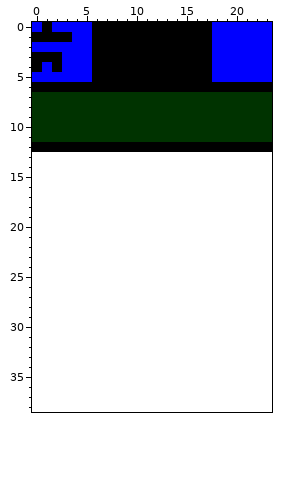
Two states of a pixel-art sprite, VEDA PBR PACK/lenterajawa_m.png. This is how it looked before the edit.
The file is 24x13 pixels. The old version is drawn lined up with the new one, on the new canvas.
After the commit:
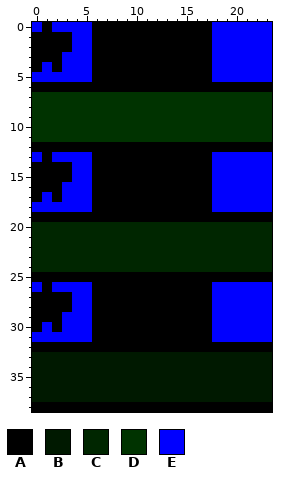
Palette (. is transparent): A #000000  B #001900  C #002600  D #003300  E #0000ff
The exact change:
canvas 24x13 -> 24x39
Changed rows in their new state; - is an unchanged pixel.
first column x 0:
 2 AAAA
first column x 0:
13 EAEEEEAAAAAAAAAAAAEEEEEE
14 AAAAEEAAAAAAAAAAAAEEEEEE
15 AAAAEEAAAAAAAAAAAAEEEEEE
16 AAAEEEAAAAAAAAAAAAEEEEEE
17 AEAEEEAAAAAAAAAAAAEEEEEE
18 EEEEEEAAAAAAAAAAAAEEEEEE
19 AAAAAAAAAAAAAAAAAAAAAAAA
20 CCCCCCCCCCCCCCCCCCCCCCCC
21 CCCCCCCCCCCCCCCCCCCCCCCC
22 CCCCCCCCCCCCCCCCCCCCCCCC
23 CCCCCCCCCCCCCCCCCCCCCCCC
24 CCCCCCCCCCCCCCCCCCCCCCCC
25 AAAAAAAAAAAAAAAAAAAAAAAA
26 EAEEEEAAAAAAAAAAAAEEEEEE
27 AAAAEEAAAAAAAAAAAAEEEEEE
28 AAAAEEAAAAAAAAAAAAEEEEEE
29 AAAEEEAAAAAAAAAAAAEEEEEE
30 AEAEEEAAAAAAAAAAAAEEEEEE
31 EEEEEEAAAAAAAAAAAAEEEEEE
32 AAAAAAAAAAAAAAAAAAAAAAAA
33 BBBBBBBBBBBBBBBBBBBBBBBB
34 BBBBBBBBBBBBBBBBBBBBBBBB
35 BBBBBBBBBBBBBBBBBBBBBBBB
36 BBBBBBBBBBBBBBBBBBBBBBBB
37 BBBBBBBBBBBBBBBBBBBBBBBB
38 AAAAAAAAAAAAAAAAAAAAAAAA
Pixel boxes of the changes (left, top, right, bottom) in both pictures:
changed: (32, 42, 72, 52)
added: (32, 152, 272, 412)
